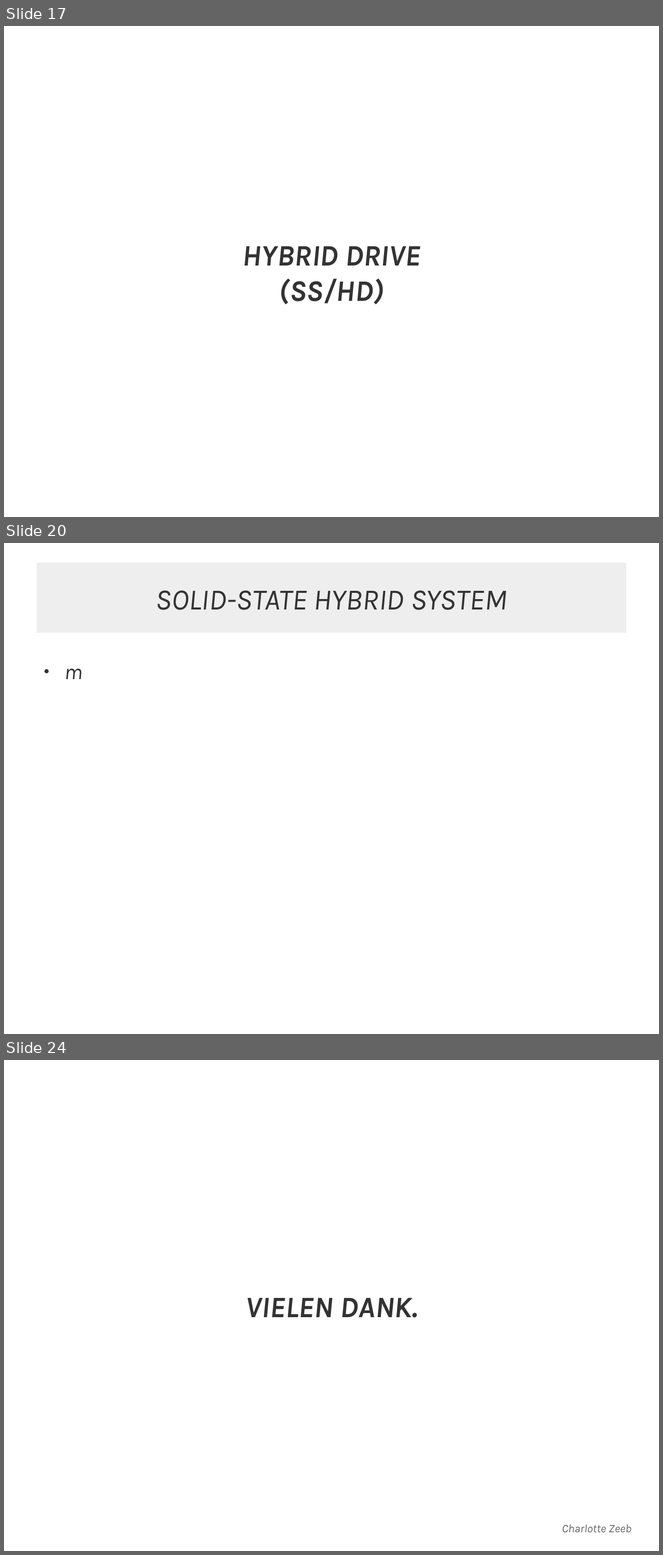
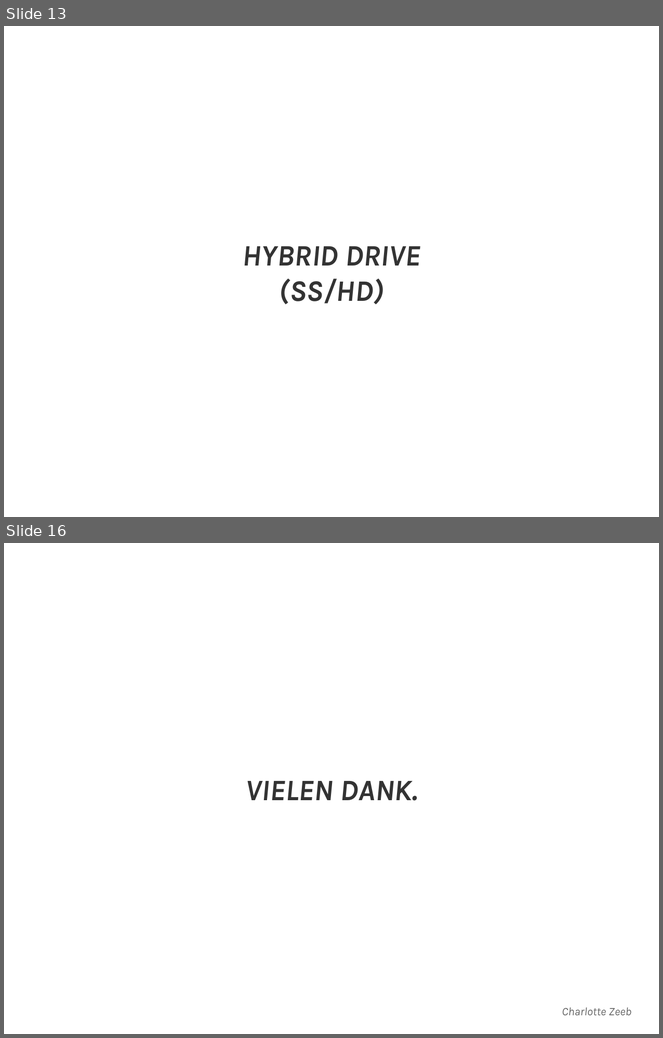
Before and after one commit to JMFootBallPlyr/Hard-drive-system-, a slide deck: WRK/presents/01 - types of drives/types of drives.odp. Shown one above the other, each under a label of ours: slides 17, 20 and 24 before the commit, slides 13 and 16 after it; the slides between them are not shown. The pictures are 663x1555 and 663x1038 pixels, drawn with LibreOffice and Linux fonts; fonts in the diff are those of the drawing. Boxes give left, top, right and bottom in pixels: in the first picture for what was removed or moved away, otherwise in the second. Text is boxed around its words. In the diff, an @@ line names an element or a change of style, - is before the commit and + after.

```diff
--- a/WRK/presents/01 - types of drives/types of drives.odp
+++ b/WRK/presents/01 - types of drives/types of drives.odp
@@ slide 20 removed at box(4, 543, 659, 1034), background #FFFFFF @@
@@ rectangle removed at box(37, 563, 626, 633) @@
-SOLID-STATE HYBRID SYSTEM
@@ text removed at box(65, 669, 83, 679) @@
-● m
@@ what was slide 17 is now slide 13 @@
@@ what was slide 24 is now slide 16 @@
```
Also in this commit, not shown: 6 slides changed, 7 other slides removed, 4 other files.
